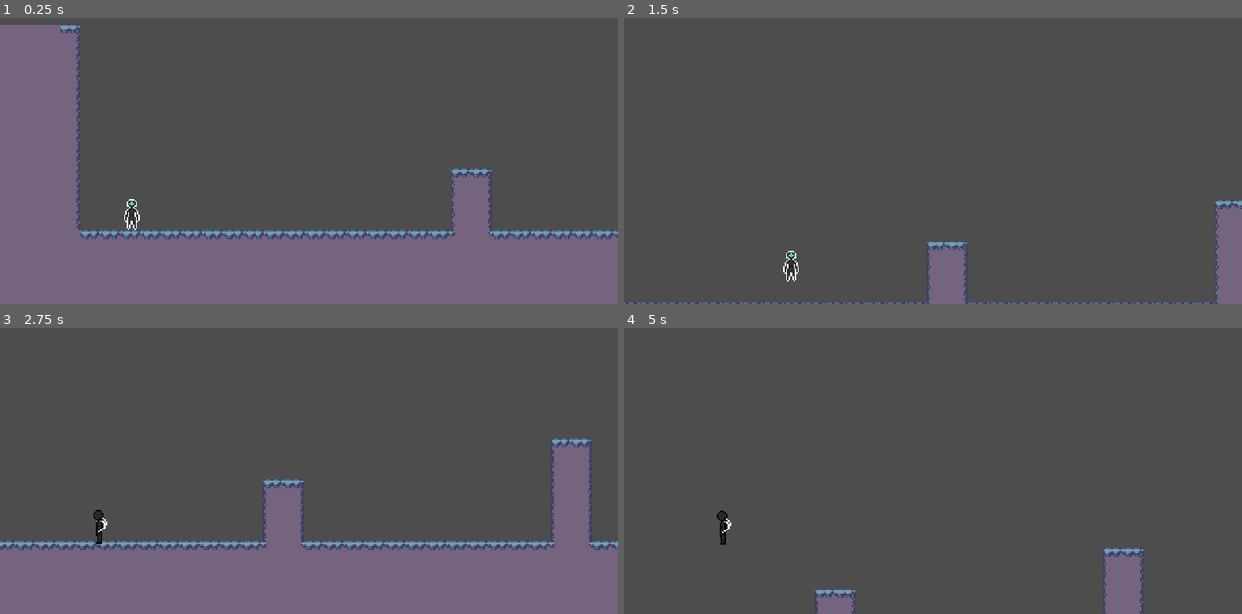
Above: before the commit, frames 1-4 (two rows, left to right).
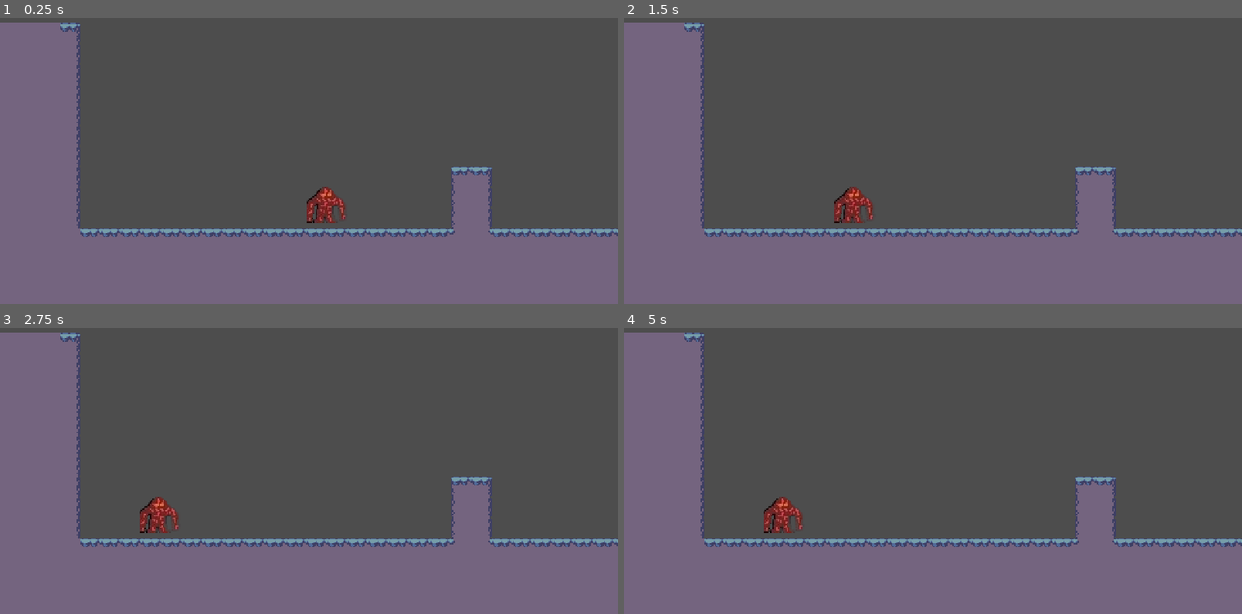
Above: after the commit, the same moments.

Repository: javsorbla/tfg-rotlc
Game: Godot game, scene res://scenes/Tutorial.tscn
Two runs of this game, one before a commit and one after it. Both use one fixed random seed, a clock stepped at 60 frames per second and the inputs below.
Inputs:
- Up to frame 1 (0.25 s): no input
- Up to frame 2 (1.5 s): tap Enter (ui_accept) at 0.5, 0.77 s; hold Right (ui_right) from 0.53 s (still down)
- Up to frame 3 (2.75 s): tap Enter (ui_accept) at 1.52 s; release Right (ui_right) at 2.03 s; hold Left (ui_left) from 2.03 s (still down)
- Up to frame 4 (5 s): release Left (ui_left) at 2.78 s; hold Right (ui_right) 2.78-4.28 s; tap Enter (ui_accept) at 3.02, 3.77, 4.52 s; hold Left (ui_left) from 4.28 s (still down)

The runs differ from the first frame. In frame 1, 3.3% of the frame differs, in the area x 0-100%, y 1-78%; in frame 2, 35%; in frame 3, 17%; in frame 4, 35%, in the area x 0-100%, y 1-100%.
Error after the commit: Parse Error: Identifier "hitbox" not declared in the current scope. (res://player/player.gd:29)

Commit message:
feat: añadir sistema de vida y daño con enemigo de prueba

Diff:
--- /dev/null
+++ b/Juego/enemies/common/EnemigoPrueba.tscn
@@ -0,0 +1,40 @@
+[gd_scene load_steps=6 format=3 uid="uid://cliq12pggr3gh"]
+
+[ext_resource type="Script" path="res://enemies/common/enemigo_prueba.gd" id="1_uq43k"]
+[ext_resource type="Texture2D" uid="uid://b40vapp2ahrik" path="res://assets/enemies/bosses/boss2.png" id="2_1j4ed"]
+
+[sub_resource type="CircleShape2D" id="CircleShape2D_4irt1"]
+radius = 17.0
+
+[sub_resource type="SpriteFrames" id="SpriteFrames_dnwrc"]
+animations = [{
+"frames": [{
+"duration": 1.0,
+"texture": ExtResource("2_1j4ed")
+}],
+"loop": true,
+"name": &"default",
+"speed": 5.0
+}]
+
+[sub_resource type="CircleShape2D" id="CircleShape2D_xf73q"]
+radius = 17.2627
+
+[node name="EnemigoPrueba" type="CharacterBody2D"]
+script = ExtResource("1_uq43k")
+
+[node name="CollisionShape2D" type="CollisionShape2D" parent="."]
+position = Vector2(2, 2)
+shape = SubResource("CircleShape2D_4irt1")
+debug_color = Color(0.635798, 0.341328, 1, 0.42)
+
+[node name="AnimatedSprite2D" type="AnimatedSprite2D" parent="."]
+position = Vector2(1, -1)
+sprite_frames = SubResource("SpriteFrames_dnwrc")
+
+[node name="EnemyHitbox" type="Area2D" parent="." groups=["enemy_hitbox"]]
+monitoring = false
+
+[node name="CollisionShape2D" type="CollisionShape2D" parent="EnemyHitbox"]
+position = Vector2(2, 2)
+shape = SubResource("CircleShape2D_xf73q")
--- /dev/null
+++ b/Juego/enemies/common/enemigo_prueba.gd
@@ -0,0 +1,32 @@
+extends CharacterBody2D
+
+const SPEED = 60.0
+const MAX_HEALTH = 1
+
+var current_health = MAX_HEALTH
+var player = null
+
+func _ready():
+	# Buscar al jugador en la escena
+	player = get_tree().get_first_node_in_group("player")
+
+func _physics_process(delta):
+	if not is_on_floor():
+		velocity += get_gravity() * delta
+
+	if player:
+		# Moverse hacia el jugador en línea recta
+		var direction = sign(player.global_position.x - global_position.x)
+		velocity.x = direction * SPEED
+		# Voltear sprite según dirección
+		$AnimatedSprite2D.flip_h = direction < 0
+
+	move_and_slide()
+
+func take_damage(amount: int):
+	current_health -= amount
+	if current_health <= 0:
+		die()
+
+func die():
+	queue_free()  # elimina el enemigo de la escena
--- a/Juego/player/Player.tscn
+++ b/Juego/player/Player.tscn
@@ -32,7 +32,14 @@
 "speed": 5.0
 }]
 
-[node name="Player" type="CharacterBody2D"]
+[sub_resource type="RectangleShape2D" id="RectangleShape2D_qxcp4"]
+size = Vector2(14, 20)
+
+[sub_resource type="CapsuleShape2D" id="CapsuleShape2D_8uifa"]
+radius = 6.0
+height = 24.0
+
+[node name="Player" type="CharacterBody2D" groups=["player"]]
 script = ExtResource("1_por4q")
 
 [node name="CollisionShape2D" type="CollisionShape2D" parent="."]
@@ -41,4 +48,22 @@
 
 [node name="AnimatedSprite2D" type="AnimatedSprite2D" parent="."]
 sprite_frames = SubResource("SpriteFrames_1o3aa")
-animation = &"idle"
+animation = &"jump"
+
+[node name="AttackHitbox" type="Area2D" parent="."]
+monitoring = false
+monitorable = false
+
+[node name="CollisionShape2D" type="CollisionShape2D" parent="AttackHitbox"]
+position = Vector2(0, 1)
+shape = SubResource("RectangleShape2D_qxcp4")
+
+[node name="Hurtbox" type="Area2D" parent="."]
+
+[node name="CollisionShape2D" type="CollisionShape2D" parent="Hurtbox"]
+position = Vector2(0, 1)
+shape = SubResource("CapsuleShape2D_8uifa")
+debug_color = Color(0.8778, 0.31399, 0.357215, 0.42)
+
+[connection signal="area_entered" from="AttackHitbox" to="." method="_on_attack_hitbox_area_entered"]
+[connection signal="area_entered" from="Hurtbox" to="." method="_on_hurtbox_area_entered"]
--- a/Juego/player/player.gd
+++ b/Juego/player/player.gd
@@ -4,11 +4,56 @@
 const SPEED = 150.0
 const JUMP_VELOCITY = -300.0
 
+# Constantes de ataque
+const ATTACK_DURATION = 0.3
+const HITBOX_OFFSET_X = 14
+const HITBOX_OFFSET_Y = 22
+
+# Constantes de vida
+const MAX_HEALTH = 3
+const INVINCIBILITY_DURATION = 1.0
+
+# Variables de movimiento
 var can_double_jump = false
 var was_on_floor = false
 var jumped = false
 
+# Variables de vida
+var current_health = 3
+var is_invincible = false
+var invincibility_timer = 0.0
+var spawn_position = Vector2.ZERO
+@onready var hurtbox = $Hurtbox
+
+func _ready():
+	hitbox.monitoring = false
+	hitbox.visible = false
+	spawn_position = global_position
+
 func _physics_process(delta: float) -> void:
+
+	if dash_cooldown_timer > 0:
+		dash_cooldown_timer -= delta
+
+	if is_on_floor():
+		air_dash_used = false
+
+	can_dash = dash_cooldown_timer <= 0 and (is_on_floor() or not air_dash_used)
+
+	if is_dashing:
+		dash_timer -= delta
+		if dash_timer <= 0:
+			is_dashing = false
+			velocity.y = 0
+			velocity.x = dash_direction * SPEED * 0.2
+			if not is_invincible:
+				hurtbox.monitorable = true
+		else:
+			velocity.x = dash_direction * DASH_SPEED
+			move_and_slide()
+			return
+
+	# Gravedad
 	if not is_on_floor():
 		velocity += get_gravity() * delta
 
@@ -31,6 +76,27 @@
 			velocity.y = JUMP_VELOCITY
 			can_double_jump = false
 
+	# Al caerse de plataforma, conceder doble salto
+	if was_on_floor and not is_on_floor() and velocity.y >= 0:
+		can_double_jump = true
+
+	# Dash
+	if Input.is_action_just_pressed("dash") and can_dash:
+		is_dashing = true
+		hurtbox.monitorable = false
+		dash_timer = DASH_DURATION
+		dash_cooldown_timer = DASH_COOLDOWN
+		if not is_on_floor():
+			air_dash_used = true
+		var dir = Input.get_axis("move_left", "move_right")
+		dash_direction = dir if dir != 0 else (1.0 if not $AnimatedSprite2D.flip_h else -1.0)
+		velocity.y = 0
+
+	# Resetear dash al tocar suelo si ha pasado el cooldown
+	if is_on_floor() and dash_cooldown_timer <= 0:
+		can_dash = true
+
+	# Guardar estado del suelo ANTES de move_and_slide
 	was_on_floor = is_on_floor()
 
 	var direction := Input.get_axis("ui_left", "ui_right")
@@ -40,6 +106,8 @@
 		velocity.x = move_toward(velocity.x, 0, SPEED)
 
 	move_and_slide()
+	_handle_attack(delta)
+	_handle_invincibility(delta)
 	_update_animation()
 
 
@@ -56,3 +124,66 @@
 		$AnimatedSprite2D.flip_h = false
 	elif velocity.x < 0:
 		$AnimatedSprite2D.flip_h = true
+
+func _handle_attack(delta):
+	if is_attacking:
+		attack_timer -= delta
+		if attack_timer <= 0:
+			is_attacking = false
+			hitbox.monitoring = false
+			hitbox.visible = false  # quitamos esto cuando haya sprite
+		return  # no permite atacar mientras ya está atacando
+
+	if Input.is_action_just_pressed("attack"):
+		is_attacking = true
+		attack_timer = ATTACK_DURATION
+		hitbox.monitoring = true
+		hitbox.visible = true
+		if Input.is_action_pressed("aim_up"):
+			hitbox.position = Vector2(0, -HITBOX_OFFSET_Y)
+		elif Input.is_action_pressed("aim_down"):
+			hitbox.position = Vector2(0, HITBOX_OFFSET_Y)
+		elif Input.is_action_pressed("aim_left"):
+			hitbox.position = Vector2(-HITBOX_OFFSET_X, 0)
+		elif Input.is_action_pressed("aim_right"):
+			hitbox.position = Vector2(HITBOX_OFFSET_X, 0)
+		else:
+			hitbox.position = Vector2(HITBOX_OFFSET_X * last_direction, 0)
+
+func take_damage(amount: int):
+	if is_invincible:
+		return
+	current_health -= amount
+	is_invincible = true
+	invincibility_timer = INVINCIBILITY_DURATION
+	if current_health <= 0:
+		die()
+
+func die():
+	current_health = MAX_HEALTH
+	is_invincible = false
+	hurtbox.monitorable = true
+	$AnimatedSprite2D.visible = true
+	# Reaparecer al inicio del nivel
+	global_position = spawn_position
+
+func _handle_invincibility(delta):
+	if is_invincible:
+		invincibility_timer -= delta
+		hurtbox.monitorable = false  # desactivado mientras es invencible
+		# Parpadeo visual
+		$AnimatedSprite2D.visible = not $AnimatedSprite2D.visible if fmod(invincibility_timer, 0.2) < 0.1 else true
+		if invincibility_timer <= 0:
+			is_invincible = false
+			hurtbox.monitorable = true  # reactivar al terminar
+			$AnimatedSprite2D.visible = true
+
+
+func _on_hurtbox_area_entered(area: Area2D) -> void:
+	if area.is_in_group("enemy_hitbox"):
+		take_damage(1)
+
+
+func _on_attack_hitbox_area_entered(area: Area2D) -> void:
+	if area.is_in_group("enemy_hitbox"):
+		area.get_parent().take_damage(1)
--- a/Juego/scenes/Tutorial.tscn
+++ b/Juego/scenes/Tutorial.tscn
@@ -1,7 +1,8 @@
-[gd_scene load_steps=5 format=4 uid="uid://bmmg7n8gcdsue"]
+[gd_scene load_steps=6 format=4 uid="uid://bmmg7n8gcdsue"]
 
 [ext_resource type="PackedScene" uid="uid://msgn8vkyft75" path="res://player/Player.tscn" id="1_74p10"]
 [ext_resource type="Texture2D" uid="uid://dfevusenu4qc8" path="res://assets/tilesets/Gray_Tile_Terrain (16 x 16).png" id="1_whyj1"]
+[ext_resource type="PackedScene" uid="uid://cliq12pggr3gh" path="res://enemies/common/EnemigoPrueba.tscn" id="3_imns1"]
 
 [sub_resource type="TileSetAtlasSource" id="TileSetAtlasSource_i6t85"]
 texture = ExtResource("1_whyj1")
@@ -204,3 +205,6 @@
 [node name="Camera2D" type="Camera2D" parent="Player"]
 position = Vector2(138, -60)
 position_smoothing_enabled = true
+
+[node name="EnemigoPrueba" parent="." instance=ExtResource("3_imns1")]
+position = Vector2(0, 37)
Binary file added: Juego/assets/enemies/bosses/boss2.png
Not shown, added: Juego/assets/enemies/bosses/boss2.png.import
Not shown: 1 places in Juego/player/Player.tscn that only renumber resources
